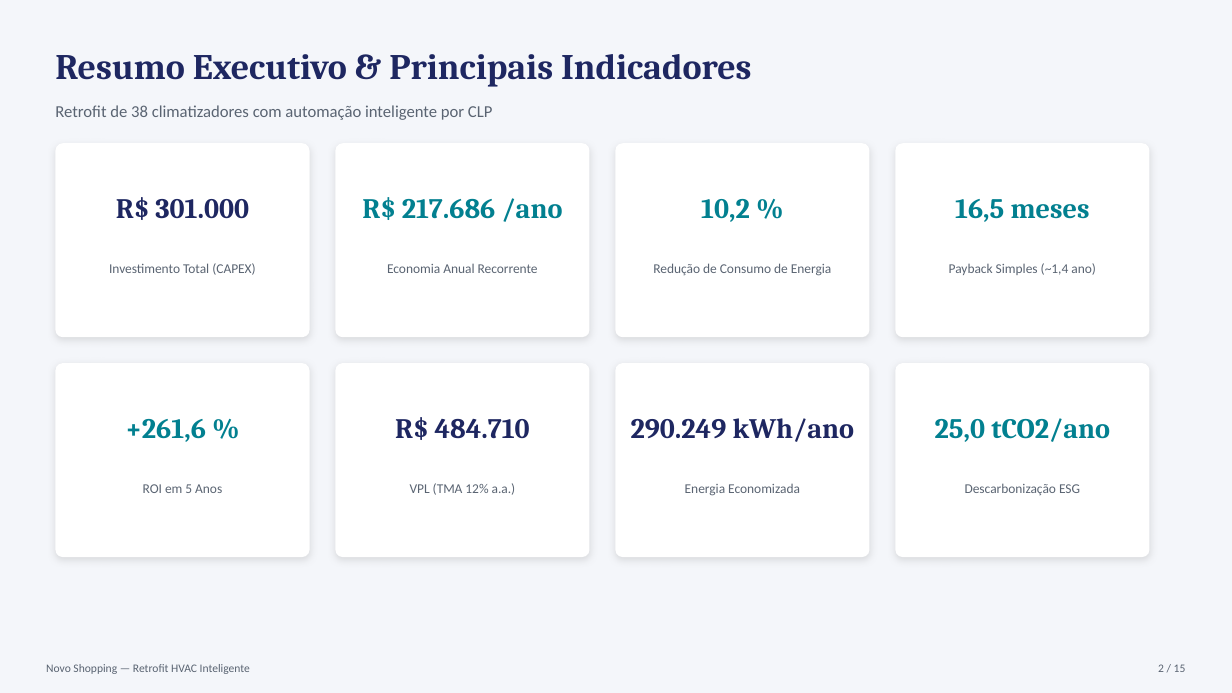
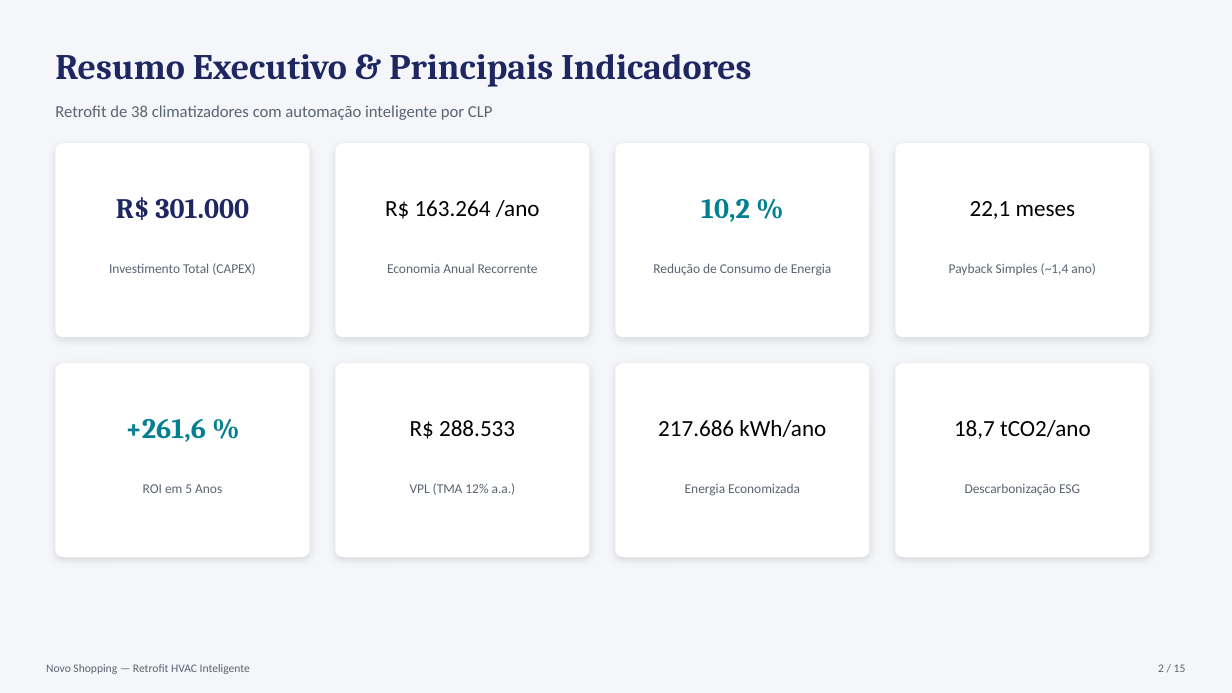
Before and after one commit to victorhugomota/analise-energetica-novo-shopping, a slide deck: slide 2 of Estudo_Viabilidade_Retrofit_HVAC_Novo_Shopping.pptx. Drawn at 1232x693 pixels with LibreOffice and Linux fonts; fonts in the diff are those of the drawing. Boxes give left, top, right and bottom in pixels: in the first picture for what was removed or moved away, otherwise in the second. Text is boxed around its words. In the diff, an @@ line names an element or a change of style, - is before the commit and + after.

```diff
--- a/Estudo_Viabilidade_Retrofit_HVAC_Novo_Shopping.pptx
+++ b/Estudo_Viabilidade_Retrofit_HVAC_Novo_Shopping.pptx
@@ text at bbox=[385, 200, 540, 219]: text changed; size 22 to 18 pt; font Cambria to Calibri; text colour #028090 to #000000; bold off @@
-R$ 217.686 /ano
+R$ 163.264 /ano
@@ text at bbox=[970, 201, 1075, 219]: text changed; size 22 to 18 pt; font Cambria to Calibri; text colour #028090 to #000000; bold off @@
-16,5 meses
+22,1 meses
@@ text at bbox=[410, 420, 515, 439]: text changed; size 22 to 18 pt; font Cambria to Calibri; text colour #1E2761 to #000000; bold off @@
-R$ 484.710
+R$ 288.533
@@ text at bbox=[658, 420, 826, 437]: text changed; size 22 to 18 pt; font Cambria to Calibri; text colour #1E2761 to #000000; bold off @@
-290.249 kWh/ano
+217.686 kWh/ano
@@ text at bbox=[954, 420, 1091, 439]: text changed; size 22 to 18 pt; font Cambria to Calibri; text colour #028090 to #000000; bold off @@
-25,0 tCO2/ano
+18,7 tCO2/ano
```
Also in this commit, not shown: 6 other slides changed, 1 other file.
